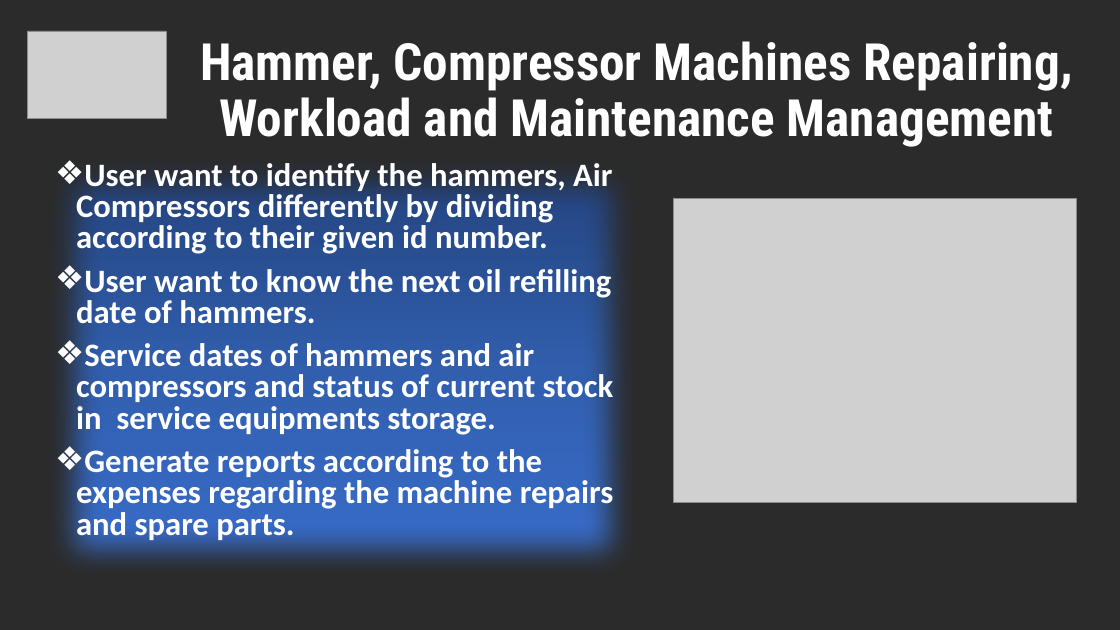
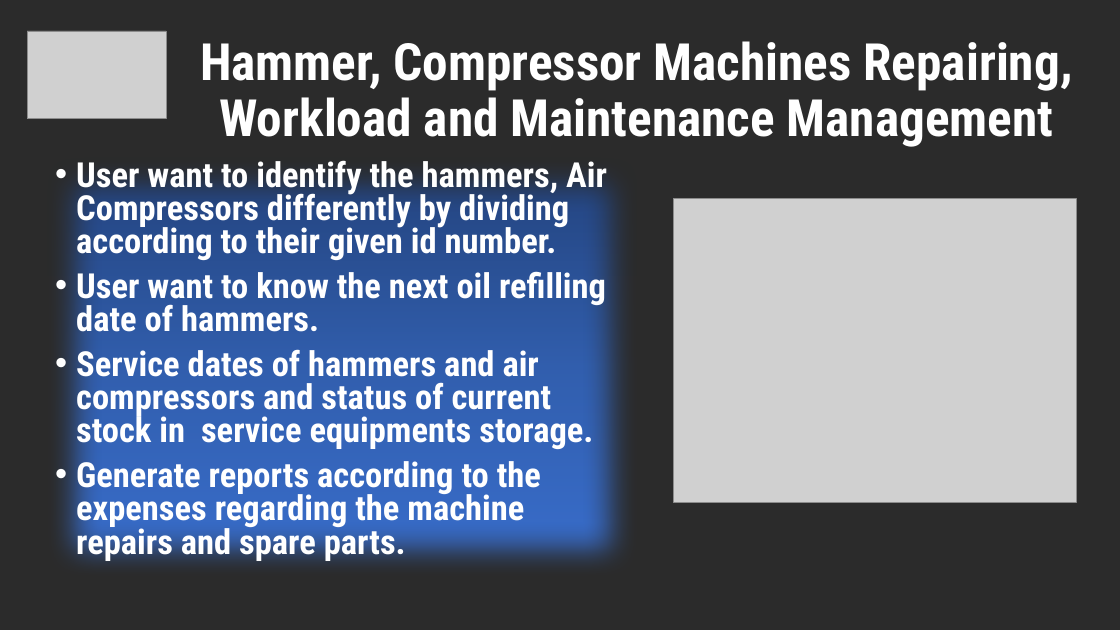
Before and after one commit to Lasitha64/Project1, a slide deck: slide 15 of Project Proposal New.pptx. Drawn at 1120x630 pixels with LibreOffice and Linux fonts; fonts in the diff are those of the drawing; grey boxes stand for pictures; background and template pictures are left out; a plain dark background stands for a picture behind light text. Boxes give left, top, right and bottom in pixels: in the first picture for what was removed or moved away, otherwise in the second. Text is boxed around its words. In the diff, an @@ line names an element or a change of style, - is before the commit and + after.

```diff
--- a/Project Proposal New.pptx
+++ b/Project Proposal New.pptx
@@ text "User want to identify the ..." at (76,155,607,562): size 28 to 29.6 pt, font Calibri to Roboto Condensed; bullet ❖ to • @@
```
